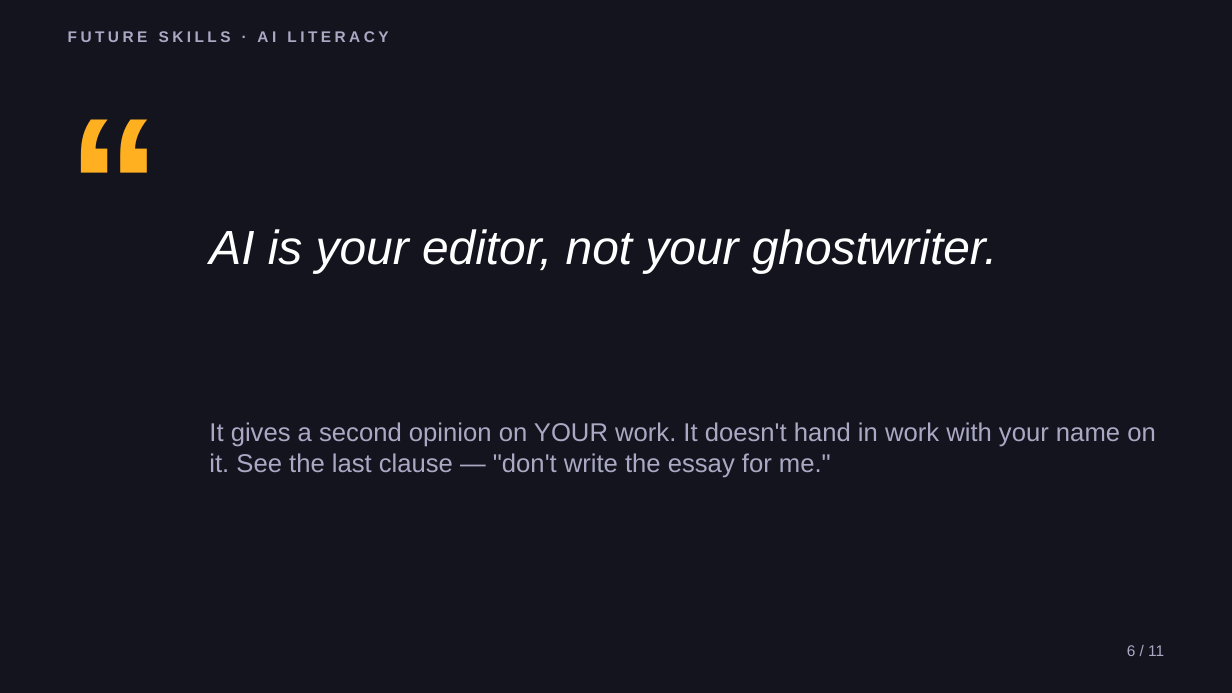
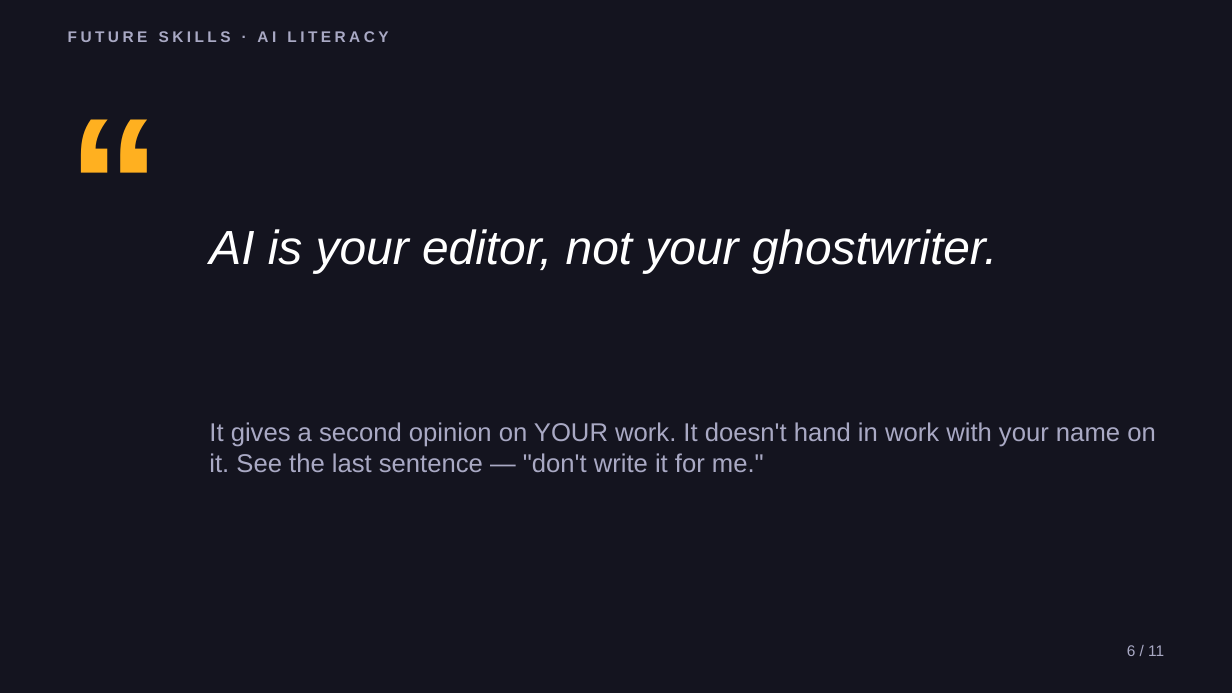
Before and after one commit to phiunit/tptphi, a slide deck: slide 6 of products/ai-prompting-101/dist/How to Talk to AI - Slides.pptx. Drawn at 1232x693 pixels with LibreOffice and Linux fonts; fonts in the diff are those of the drawing. Boxes give left, top, right and bottom in pixels: in the first picture for what was removed or moved away, otherwise in the second. Text is boxed around its words. In the diff, an @@ line names an element or a change of style, - is before the commit and + after.

```diff
--- a/products/ai-prompting-101/dist/How to Talk to AI - Slides.pptx
+++ b/products/ai-prompting-101/dist/How to Talk to AI - Slides.pptx
@@ text at (x1=209, y1=422, x2=1156, y2=472): text changed @@
-It gives a second opinion on YOUR work. It doesn't hand in work with your name on it. See the last clause — "don't write the essay for me."
+It gives a second opinion on YOUR work. It doesn't hand in work with your name on it. See the last sentence — "don't write it for me."
```
Also in this commit, not shown: 8 other slides changed, 31 other files.
